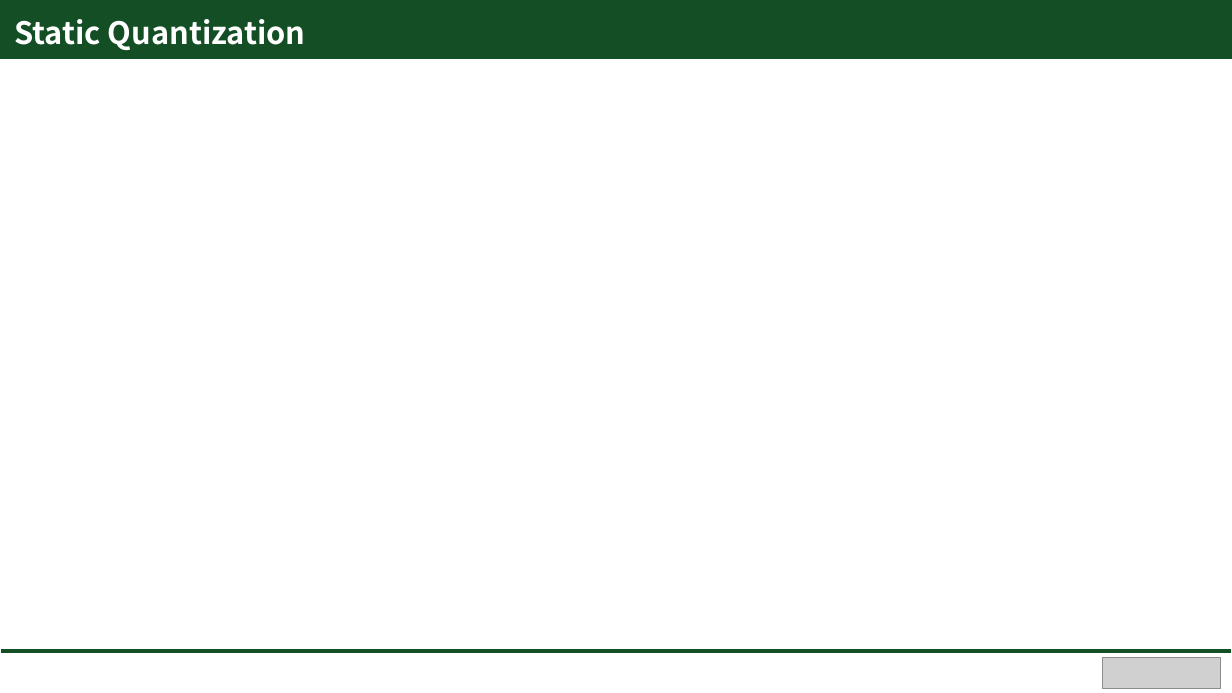
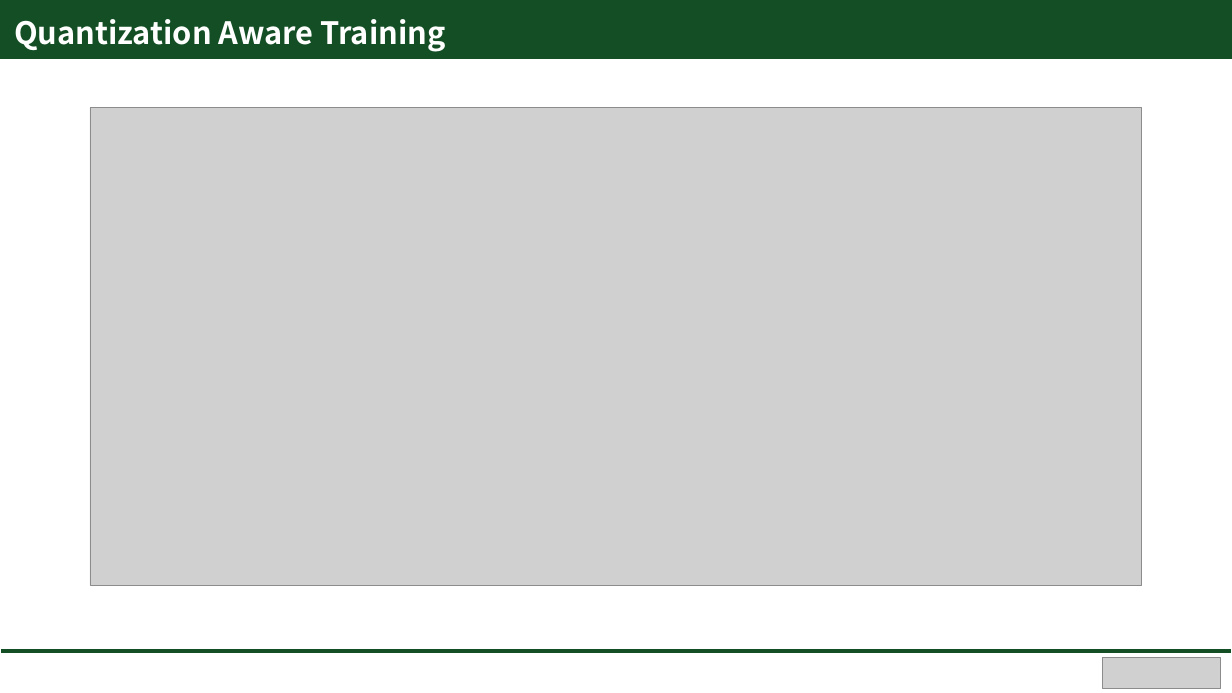
Before and after one commit to Hongsehyun/SV_Intern_Memo, a slide deck: slide 13 of 1. Study Summary/Paper Review/[2nd_Paper Review] Introduction and Execution of Quantization based on PyTorch.pptx. Drawn at 1232x693 pixels with LibreOffice and Linux fonts; fonts in the diff are those of the drawing; grey boxes stand for pictures. Boxes give left, top, right and bottom in pixels: in the first picture for what was removed or moved away, otherwise in the second. Text is boxed around its words. In the diff, an @@ line names an element or a change of style, - is before the commit and + after.

```diff
--- a/1. Study Summary/Paper Review/[2nd_Paper Review] Introduction and Execution of Quantization based on PyTorch.pptx
+++ b/1. Study Summary/Paper Review/[2nd_Paper Review] Introduction and Execution of Quantization based on PyTorch.pptx
@@ text at (14, 19, 446, 52): text changed @@
-Static Quantization
+Quantization Aware Training
@@ picture added at (90, 108, 1142, 586) @@
```
Also in this commit, not shown: 10 other slides changed, 1 slide added, 2 slides removed, 2 other files.
